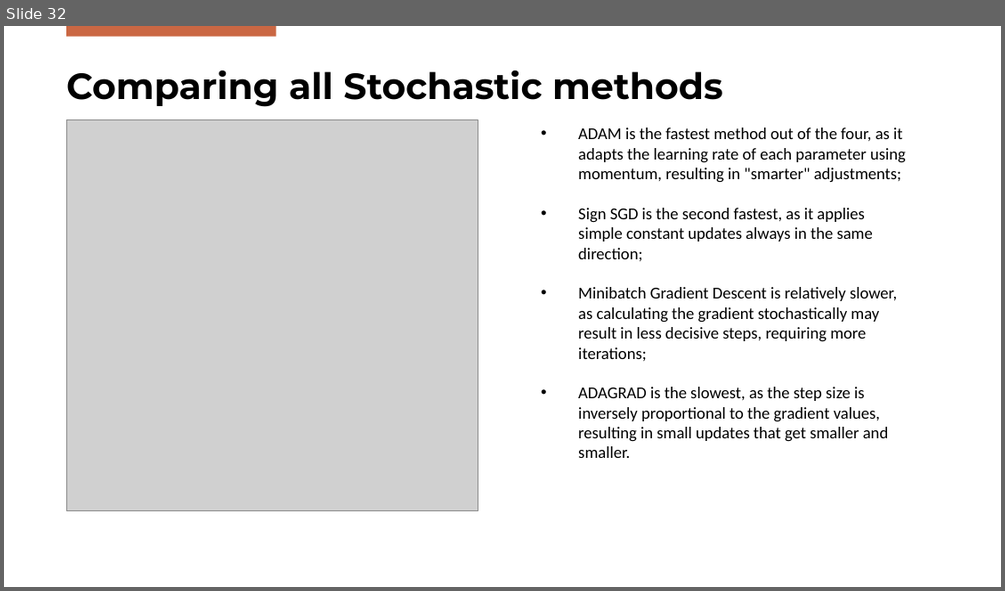
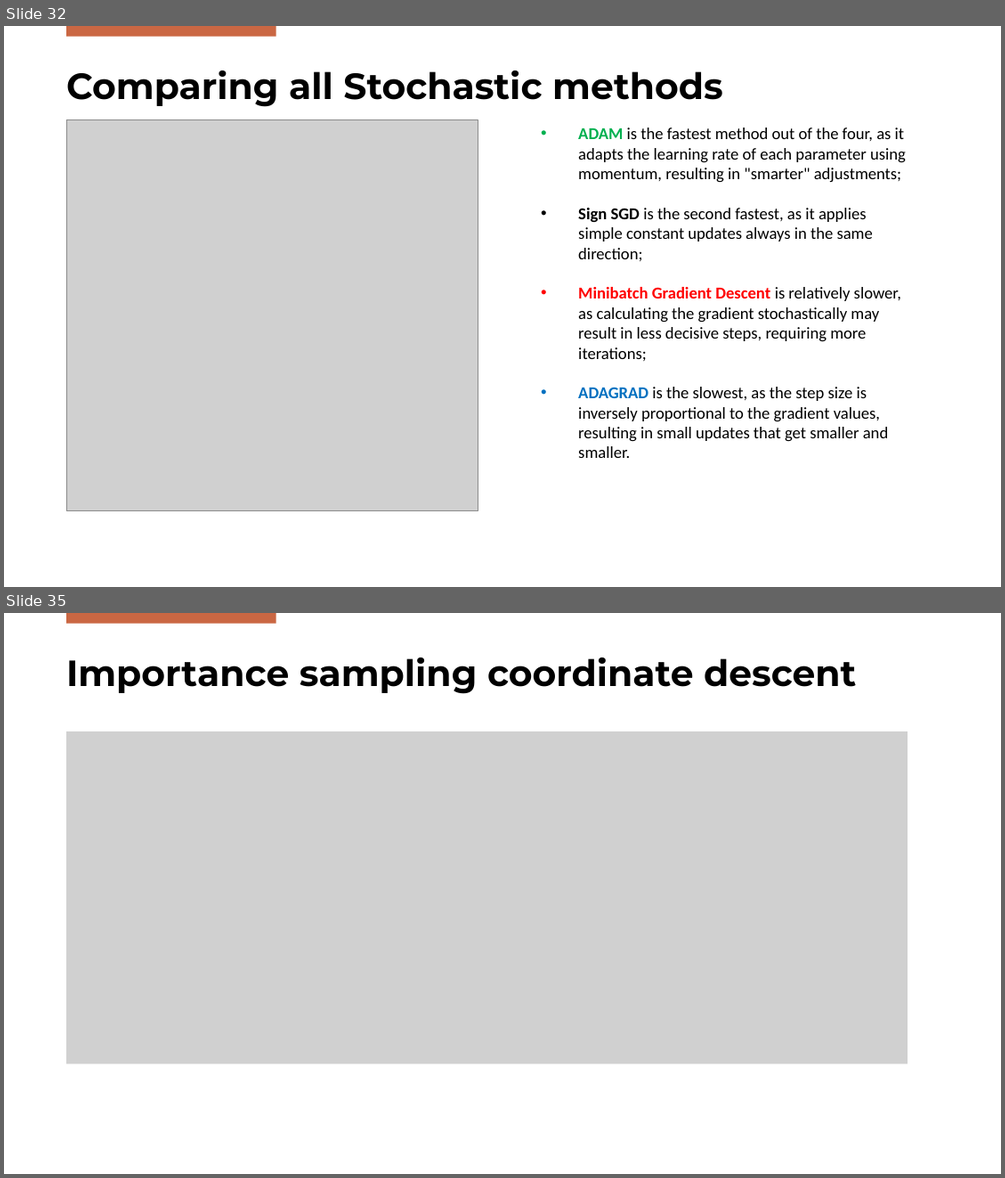
Before and after one commit to FilippoBolis/OptimizationProject_2025, a slide deck: Ppt/Optimization.pptx. Shown one above the other, each under a label of ours: slide 32 before the commit, slides 32 and 35 after it; the slides between them are not shown. The pictures are 1005x591 and 1005x1178 pixels, drawn with LibreOffice and Linux fonts; fonts in the diff are those of the drawing; grey boxes stand for pictures; background and template pictures are left out. Boxes give left, top, right and bottom in pixels: in the first picture for what was removed or moved away, otherwise in the second. Text is boxed around its words. In the diff, an @@ line names an element or a change of style, - is before the commit and + after.

Commit message:
Coordinate descent aggiunto alla presentazione

```diff
--- a/Ppt/Optimization.pptx
+++ b/Ppt/Optimization.pptx
@@ slide 35 added at (x1=4, y1=613, x2=1001, y2=1174), background #FFFFFF; not listed: 1 template element that a slide beside it also shows @@
@@ title added at (x1=66, y1=657, x2=856, y2=694), 35 pt, text #000000, bold @@
+Importance sampling coordinate descent
@@ picture added at (x1=66, y1=731, x2=907, y2=1063) @@
@@ slide 32 changed as well @@
@@ text "ADAM is the fastest method ..." at (x1=578, y1=127, x2=906, y2=458): text colour #000000 to #00B050 in "ADAM"; bold on in "ADAM", "Sign SGD", "Minibatch Gradient Descent", "ADAGRAD"; text colour #000000 to #FF0000 in "Minibatch Gradient Descent"; text colour #000000 to #0070C0 in "ADAGRAD" @@
```
Also in this commit, not shown: 5 other slides changed, 4 other slides added, 4 other files.
